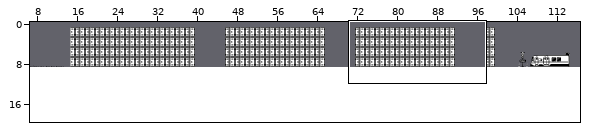
An edit to a level. Tiled map, tiled/maps/map-3-college.tmx. The picture above shows the old version from afar; the outline marks the close-up.
Close-up. First the earlier version:
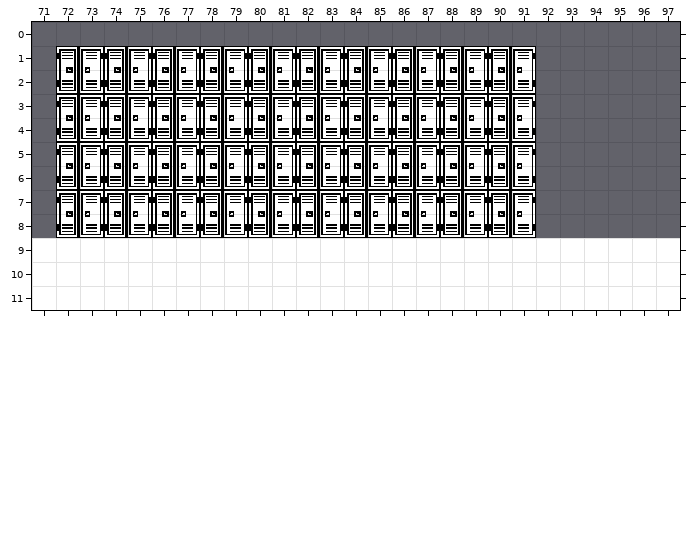
Cells are 16x16 px. Shown: x 71..97, y 0..11. The commit also changed other parts of the map, which this record leaves out.
New version:
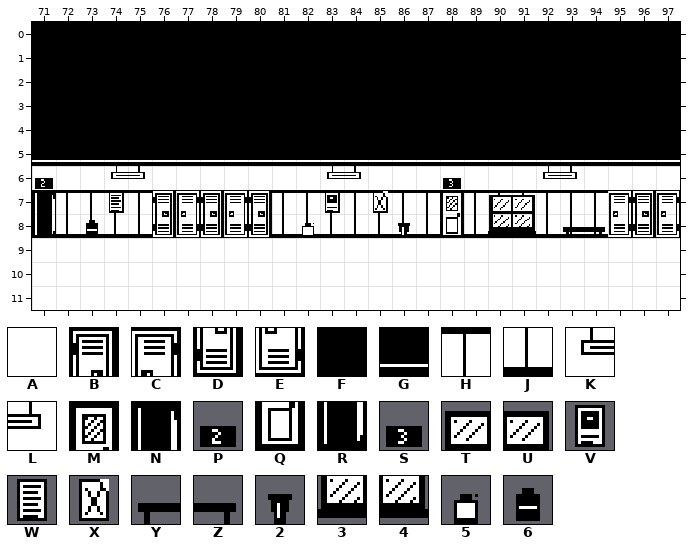
Key: from "Tileset": A 74, B 350, C 351, D 385, E 386; from "Tileset-college": F 0, G 1, H 2, J 3, K 4, L 5, M 6, N 7, P 15, Q 22, R 23, S 32, T 38, U 39, V 40, W 41, X 42, Y 43, Z 44, 2 45, 3 54, 4 55, 5 64, 6 67.
_ is an empty cell.
Tiles of an added or newly shown layer are drawn over the layers below it.
Change:
{"where": "layer \"bg\" (now shown)"}
{"y":0,"x":71,"old":"___________________________","new":"FFFFFFFFFFFFFFFFFFFFFFFFFFF"}
{"y":1,"x":71,"old":"___________________________","new":"FFFFFFFFFFFFFFFFFFFFFFFFFFF"}
{"y":2,"x":71,"old":"___________________________","new":"FFFFFFFFFFFFFFFFFFFFFFFFFFF"}
{"y":3,"x":71,"old":"___________________________","new":"FFFFFFFFFFFFFFFFFFFFFFFFFFF"}
{"y":4,"x":71,"old":"___________________________","new":"FFFFFFFFFFFFFFFFFFFFFFFFFFF"}
{"y":5,"x":71,"old":"___________________________","new":"GGGGGGGGGGGGGGGGGGGGGGGGGGG"}
{"y":6,"x":71,"old":"___","new":"AAA"}
{"y":6,"x":76,"old":"_______","new":"AAAAAAA"}
{"y":6,"x":85,"old":"_______","new":"AAAAAAA"}
{"y":6,"x":94,"old":"____","new":"AAAA"}
{"y":7,"x":72,"old":"____","new":"HHHH"}
{"y":7,"x":81,"old":"_______","new":"HHHHHHH"}
{"y":7,"x":89,"old":"______","new":"HHHHHH"}
{"y":8,"x":72,"old":"____","new":"JJJJ"}
{"y":8,"x":81,"old":"_______","new":"JJJJJJJ"}
{"y":8,"x":89,"old":"______","new":"JJJJJJ"}
{"where": "layer \"bg2\""}
{"y":1,"x":72,"old":"BCBCBCBCBCBCBCBCBCBC","new":"____________________"}
{"y":2,"x":72,"old":"DEDEDEDEDEDEDEDEDEDE","new":"____________________"}
{"y":3,"x":72,"old":"BCBCBCBCBCBCBCBCBCBC","new":"____________________"}
{"y":4,"x":72,"old":"DEDEDEDEDEDEDEDEDEDE","new":"____________________"}
{"y":5,"x":72,"old":"BCBCBCBCBCBCBCBCBCBC","new":"____________________"}
{"y":6,"x":71,"old":"_DEDEDEDEDEDEDEDEDEDE__","new":"P__KL_______KL___S___KL"}
{"y":7,"x":71,"old":"_BCBC","new":"N__W_"}
{"y":7,"x":81,"old":"CBCBCBCBCBC","new":"__V_X__M_TU"}
{"y":7,"x":95,"old":"___","new":"CBC"}
{"y":8,"x":71,"old":"_DEDE","new":"R_6__"}
{"y":8,"x":81,"old":"EDEDEDEDEDE","new":"_5___2_Q_34"}
{"y":8,"x":93,"old":"_____","new":"YZEDE"}
{"label":"changed","picture_box":[32,22,680,238]}
